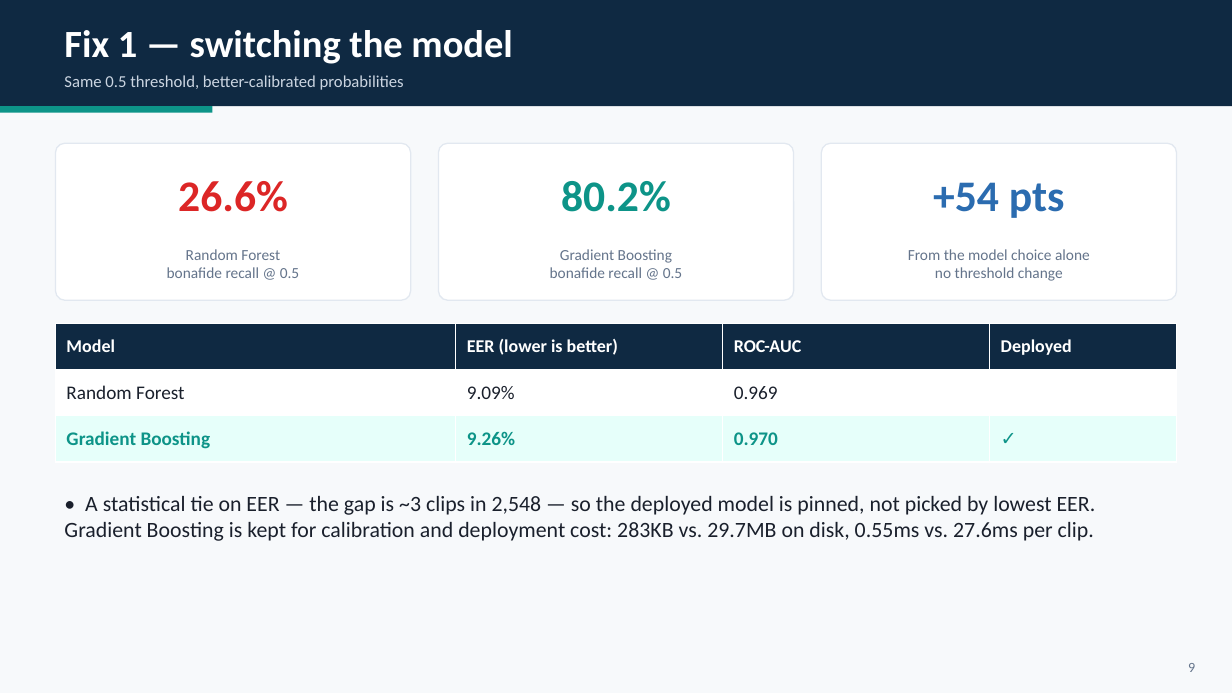
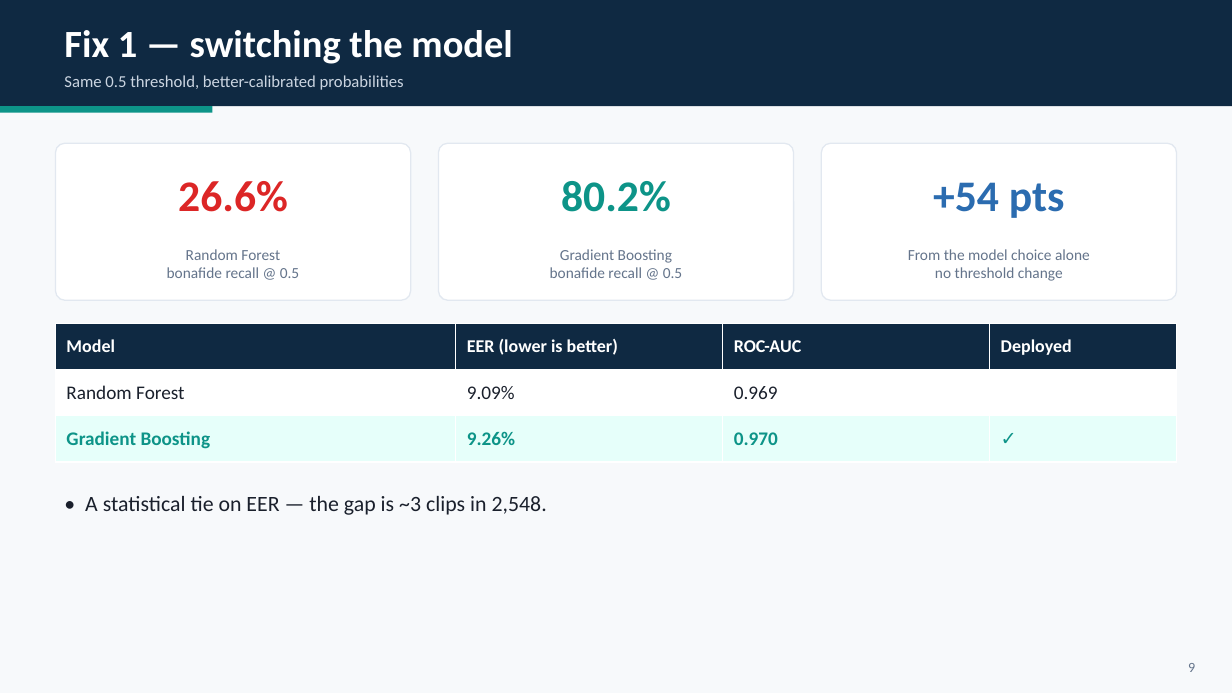
Before and after one commit to HadarBaum/asvspoof-voice-ai, a slide deck: slide 10 of docs/slides/slides.pptx. Drawn at 1232x693 pixels with LibreOffice and Linux fonts; fonts in the diff are those of the drawing. Boxes give left, top, right and bottom in pixels: in the first picture for what was removed or moved away, otherwise in the second. Text is boxed around its words. In the diff, an @@ line names an element or a change of style, - is before the commit and + after.

```diff
--- a/docs/slides/slides.pptx
+++ b/docs/slides/slides.pptx
@@ text at box(85, 496, 547, 515): text changed @@
-• A statistical tie on EER — the gap is ~3 clips in 2,548 — so the deployed model is pinned, not picked by lowest EER. Gradient Boosting is kept for calibration and deployment cost: 283KB vs. 29.7MB on disk, 0.55ms vs. 27.6ms per clip.
+• A statistical tie on EER — the gap is ~3 clips in 2,548.
```
Also in this commit, not shown: 3 other slides changed, 1 other file.
